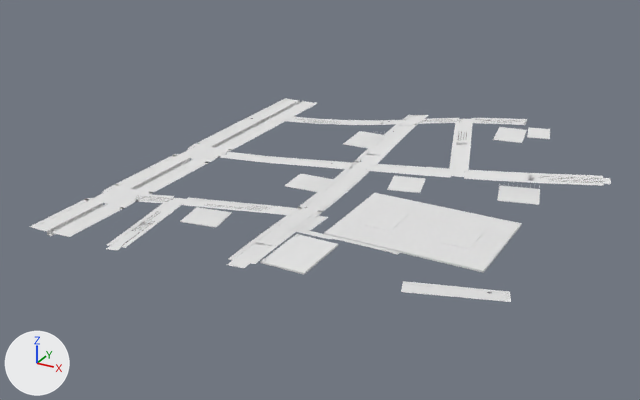
Before and after pictures for a commit that changed the FBX model ArtSource/Blender/World/UnityExport/Cells/SA_M01_02_S01_02/Roads.fbx.
Before and after are seen from a 50 mm camera at (-2403.0, -1829.0, 230.0) aimed at (-2642.0, -1394.0, 12.0). Every picture has the same lights, and +X, +Y and +Z are marked at lower left. The first picture is the older version. Vertices at exactly the same position are counted once.

The first picture shows 'EXPORT_OT_Roads_SA_M01_02_S01_02'.
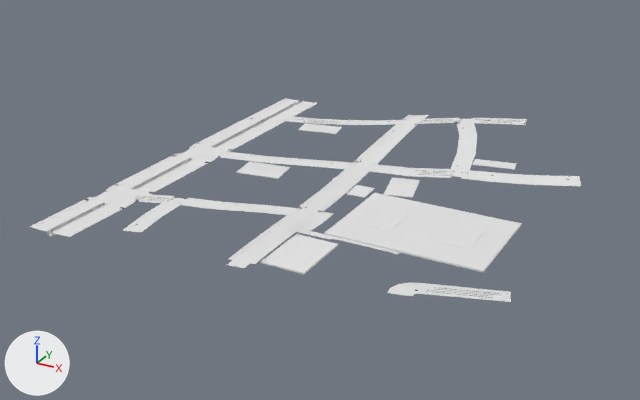
Boxes [x1, y1, x2, y2] around the edits, measured in the pictures (640 x 400 px; the box of a moved part takes in the faces that stretch with it):
'EXPORT_OT_Roads_SA_M01_02_S01_02', reshaped
    before: [29, 98, 611, 302]
    after: [29, 98, 581, 302]
part 1 of me_ot_roads_sa_m01_02_s01_02_002, moved or reshaped
    before: [285, 174, 333, 192]
    after: [347, 185, 375, 198]
part 2 of me_ot_roads_sa_m01_02_s01_02_002, deleted
    before: [172, 127, 550, 295]
part 3 of me_ot_roads_sa_m01_02_s01_02_002, moved or reshaped
    before: [174, 117, 611, 188]
    after: [174, 116, 581, 198]
part 4 of me_ot_roads_sa_m01_02_s01_02_002, moved or reshaped
    before: [106, 199, 328, 250]
    after: [123, 199, 334, 232]
part 5 of me_ot_roads_sa_m01_02_s01_02_002, built on
    before: [401, 281, 502, 300]
    after: [387, 282, 499, 300]
part 6 of me_ot_roads_sa_m01_02_s01_02_002, recoloured
    before: [216, 207, 247, 211]
    after: [214, 208, 252, 212]
part 7 of me_ot_roads_sa_m01_02_s01_02_002, recoloured
    before: [466, 143, 471, 151]
    after: [472, 146, 476, 153]

The change in detail:
me_ot_roads_sa_m01_02_s01_02_002 is used by ob_export_ot_roads_sa_m01_02_s01_02; location (0.0, 0.0, 0.0).
me_ot_roads_sa_m01_02_s01_02_002 had 9260 vertices, 5539 faces and spanned x -2760.0..-2487.0, y -1519.0..-1238.0, z 15.0..33.0.
me_ot_roads_sa_m01_02_s01_02_002 now has 8498 vertices, 5208 faces and spans x -2760.0..-2496.0, y -1516.0..-1238.0, z 15.0..33.0.
me_ot_roads_sa_m01_02_s01_02_002 part 1: the loose piece of 8 vertices spanning x -2665.0..-2640.0, y -1401.0..-1377.0, z 19.0..20.0 is scaled about its middle by (-0.509, -0.696, 0.914), then moved by (34.0, 2.0, 1.0), in mat_terra.
me_ot_roads_sa_m01_02_s01_02_002 part 2: 96 loose pieces with 766 vertices, spanning x -2711.0..-2519.0, y -1490.0..-1252.0, z 18.0..31.0, are deleted.
me_ot_roads_sa_m01_02_s01_02_002 part 3: 123 vertices moved from x -2760.0..-2520.0, y -1383.0..-1259.0, z 17.0..30.0 to x -2760.0..-2520.0, y -1382.0..-1259.0, z 17.0..30.0; 616 vertices removed from x -2760.0..-2487.0, y -1388.0..-1255.0, z 17.0..30.0; 566 vertices added at x -2760.0..-2502.0, y -1392.0..-1255.0, z 17.0..30.0.
me_ot_roads_sa_m01_02_s01_02_002 part 4: 79 vertices moved from x -2715.0..-2615.0, y -1499.0..-1430.0, z 18.0..23.0 to x -2715.0..-2615.0, y -1495.0..-1430.0, z 18.0..23.0; 371 vertices removed from x -2714.0..-2615.0, y -1519.0..-1427.0, z 18.0..24.0; 265 vertices added at x -2715.0..-2615.0, y -1496.0..-1426.0, z 18.0..23.0.
me_ot_roads_sa_m01_02_s01_02_002 part 5: 20 vertices moved from x -2543.0..-2502.0, y -1495.0..-1475.0, z 25.0..26.0 to x -2544.0..-2502.0, y -1495.0..-1475.0, z 25.0..26.0; 50 vertices removed from x -2547.0..-2501.0, y -1497.0..-1475.0, z 25.0..27.0; 172 vertices added at x -2549.0..-2502.0, y -1501.0..-1474.0, z 25.0..27.0.
me_ot_roads_sa_m01_02_s01_02_002 part 6: 3 faces spanning x -2682.0..-2659.0, y -1450.0..-1443.0, z 20.0..21.0 switch from mat_piso_intertravado to mat_cimentado.
me_ot_roads_sa_m01_02_s01_02_002 part 7: 3 faces spanning x -2580.0..-2574.0, y -1310.0..-1299.0, z 27.0..28.0 switch from mat_cimentado to mat_piso_intertravado.
Other edits to the shape of me_ot_roads_sa_m01_02_s01_02_002 do not show in these pictures.
